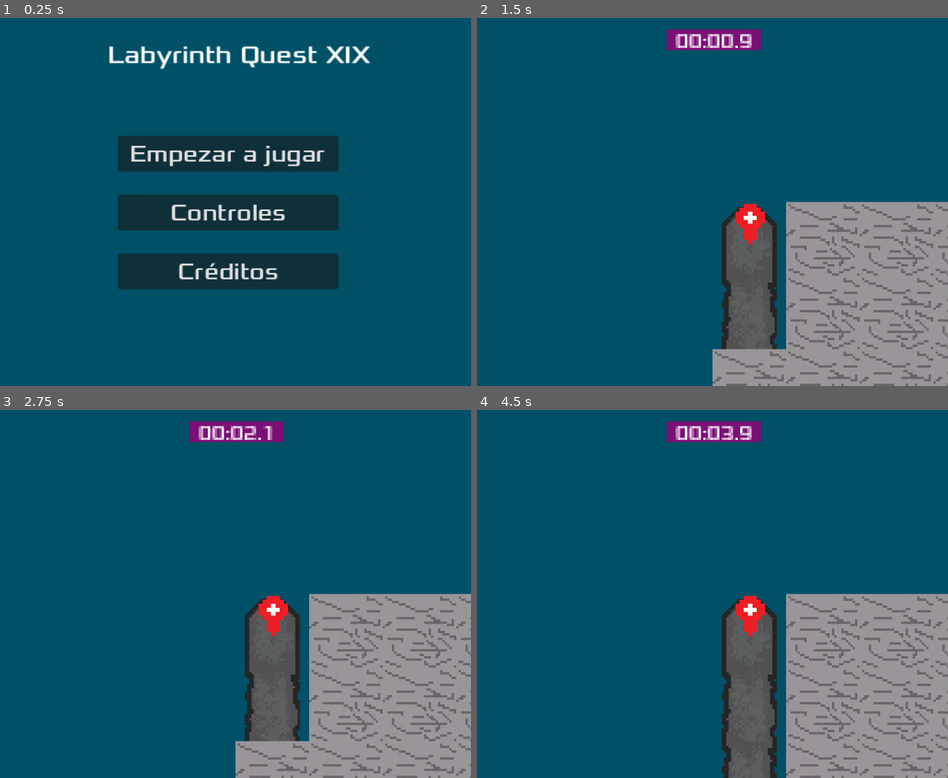
Above: before the commit, frames 1-4 (two rows, left to right).
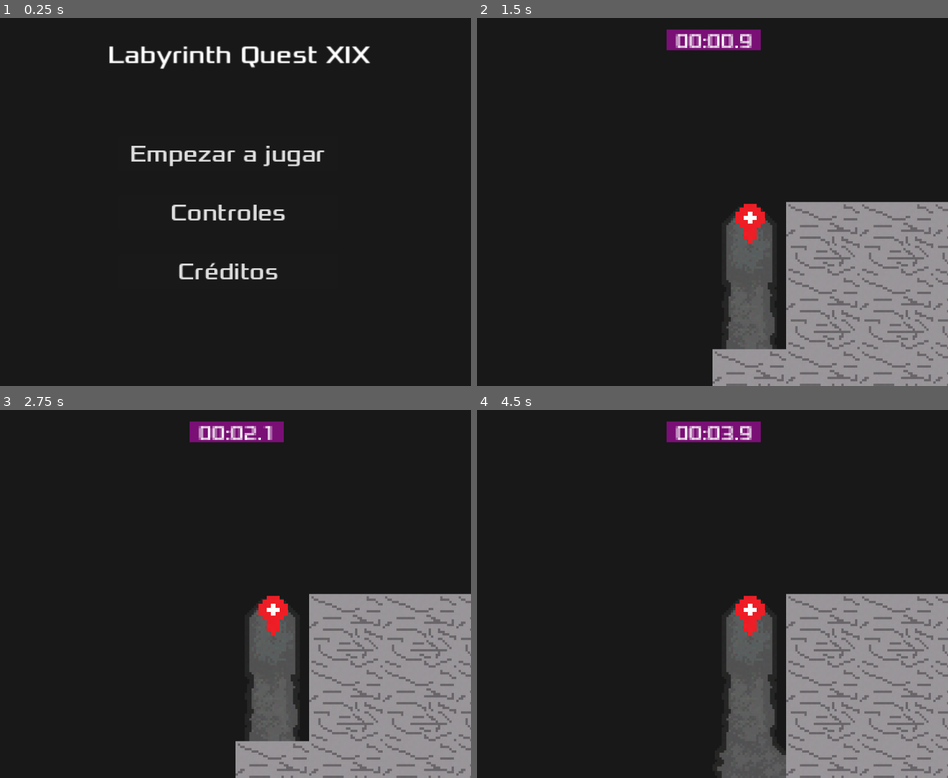
Above: after the commit, the same moments.

Repository: rielgueta/labyrinth
Game: Godot game, scene res://scenes/Inicio.tscn
Two runs of this game, one before a commit and one after it. Both use one fixed random seed, a clock stepped at 60 frames per second and the inputs below.
Inputs:
- Up to frame 1 (0.25 s): no input
- Up to frame 2 (1.5 s): click "Empezar a jugar" at 0.5 s; tap Enter at 1.25 s; hold Right (ui_right) from 1.28 s (still down)
- Up to frame 3 (2.75 s): tap Space at 2 s; release Right (ui_right) at 2.03 s; hold Down (ui_down) from 2.03 s (still down)
- Up to frame 4 (4.5 s): release Down (ui_down) at 2.78 s; hold Right (ui_right) 2.78-3.53 s; hold Up (ui_up) 3.53-4.28 s; hold Left (ui_left) from 4.28 s (still down)

The runs differ from the first frame. In frame 1, 98% of the frame differs, in the area x 0-100%, y 0-100%; in frame 2, 76%; in frame 3, 76%; in frame 4, 77%.

Commit message:
Objetos al azar e interactuado básico
Los objetos se disponen al azar, ahora se "interactua con ellos" (Desaparecen). Además agregué la vida y cambié el color de fondo

Diff:
--- a/Scripts/Game.gd
+++ b/Scripts/Game.gd
@@ -26,3 +26,6 @@
 
 func _on_player_moved():
 	$Laberinto.mostrar(($Player.position)/grid_size)
+	# Acá va el interactuar con el objeto.
+	var id_item = $Laberinto.tipo_item(($Player.position)/grid_size)
+	$Player.interactuar(id_item)
--- a/Scripts/Player.gd
+++ b/Scripts/Player.gd
@@ -1,6 +1,7 @@
 extends Node2D
 var grid_size = 32
 var walk_trough_walls = false
+var vida = 20
 
 signal moved
 # comentadas por si las utilizamos en el futuro
@@ -36,3 +37,21 @@
 		# Entonces se mueve una celda (El tamaño de la celda)
 		position += dir*grid_size
 		moved.emit()
+
+
+var pocima = 1
+var comida = 2
+var trampa = 3
+
+func interactuar(id_item):
+
+	if id_item == pocima:
+		vida += 2
+		print("vidaaaa")
+		print(vida)
+	elif id_item == comida:
+		print("comida")
+	elif id_item == trampa:
+		vida = vida - 2
+		print("vidaaaaa")
+		print(vida)
--- a/Scripts/tilemap.gd
+++ b/Scripts/tilemap.gd
@@ -23,6 +23,7 @@
 	# MOMENTANEO
 	set_cell(1 , Vector2i(2, 0), 4, Vector2i(2, 0))
 	set_cell(1 , Vector2i(1, 0), 4, Vector2i(1, 0))
+	set_cell(1 , Vector2i(1, 1), 4, Vector2i(3, 0))
 
 	aguas = create_2d_array(tamaño_laberinto, tamaño_laberinto,0)
 	if sed != 0:
@@ -37,6 +38,19 @@
 			var posicion = asignar_movimientos(i, j)
 			aguas[i].append(0)
 			set_cell(0, Vector2i(i, j), 2, posicion)
+
+			# Asignar un item random a la celda
+			var n_aleatorio = randi_range(1, 100)
+			if n_aleatorio >= 80:
+				n_aleatorio = randi_range(1, 100)
+				if n_aleatorio >= 65:
+					set_cell(1 , Vector2i(i, j), 4, Vector2i(3, 0))
+				elif n_aleatorio >= 25:
+					set_cell(1 , Vector2i(i, j), 4, Vector2i(2, 0))
+				else:
+					set_cell(1 , Vector2i(i, j), 4, Vector2i(1, 0))
+
+
 
 
 	aguas = agua(0, 0)
@@ -219,6 +233,11 @@
 			else:
 				erase_cell(2, coords + Vector2i.RIGHT)
 
+func tipo_item(coords:Vector2i):
+	var index_item = get_cell_atlas_coords(1, coords)
+	set_cell(1, coords, 4, Vector2i.ZERO)
+	return index_item.x
+
 func create_2d_array(width, height, value):
 	var a = []
 
--- a/project.godot
+++ b/project.godot
@@ -34,4 +34,4 @@
 
 [rendering]
 
-environment/defaults/default_clear_color=Color(0, 0.317647, 0.407843, 1)
+environment/defaults/default_clear_color=Color(0.0901961, 0.0941176, 0.0901961, 1)
Binary file changed: Art/Items.png
